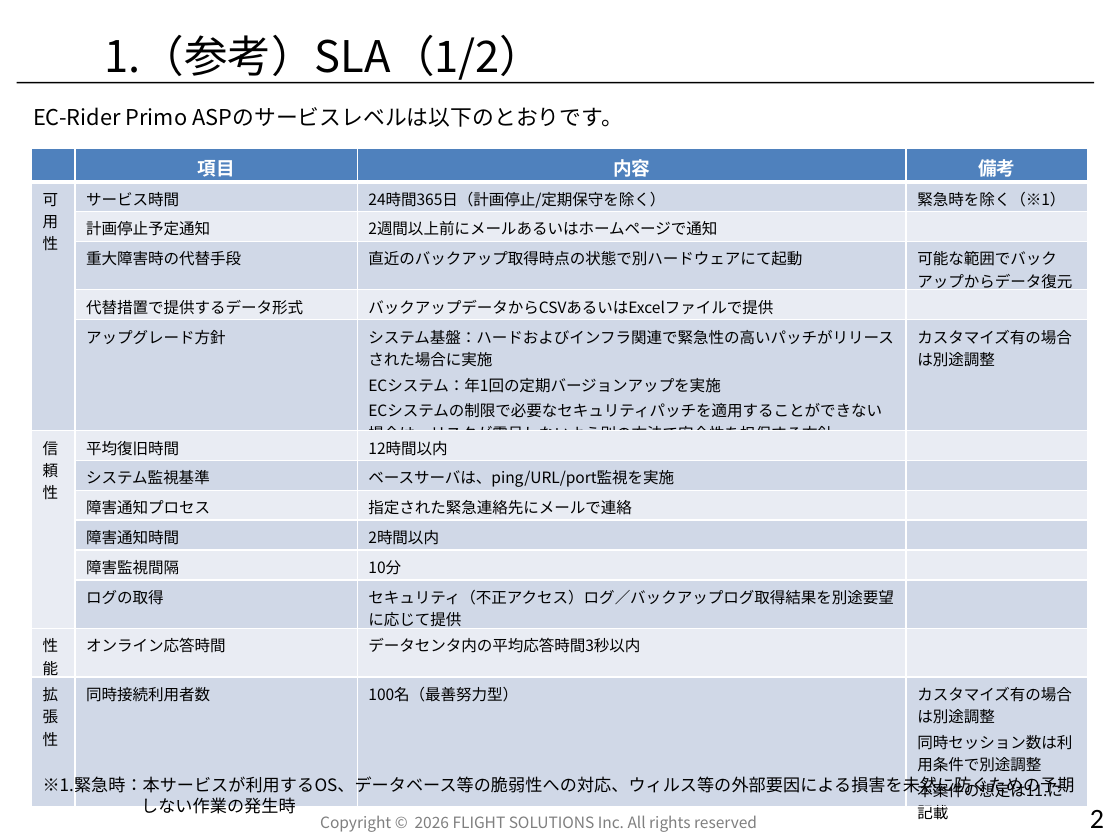
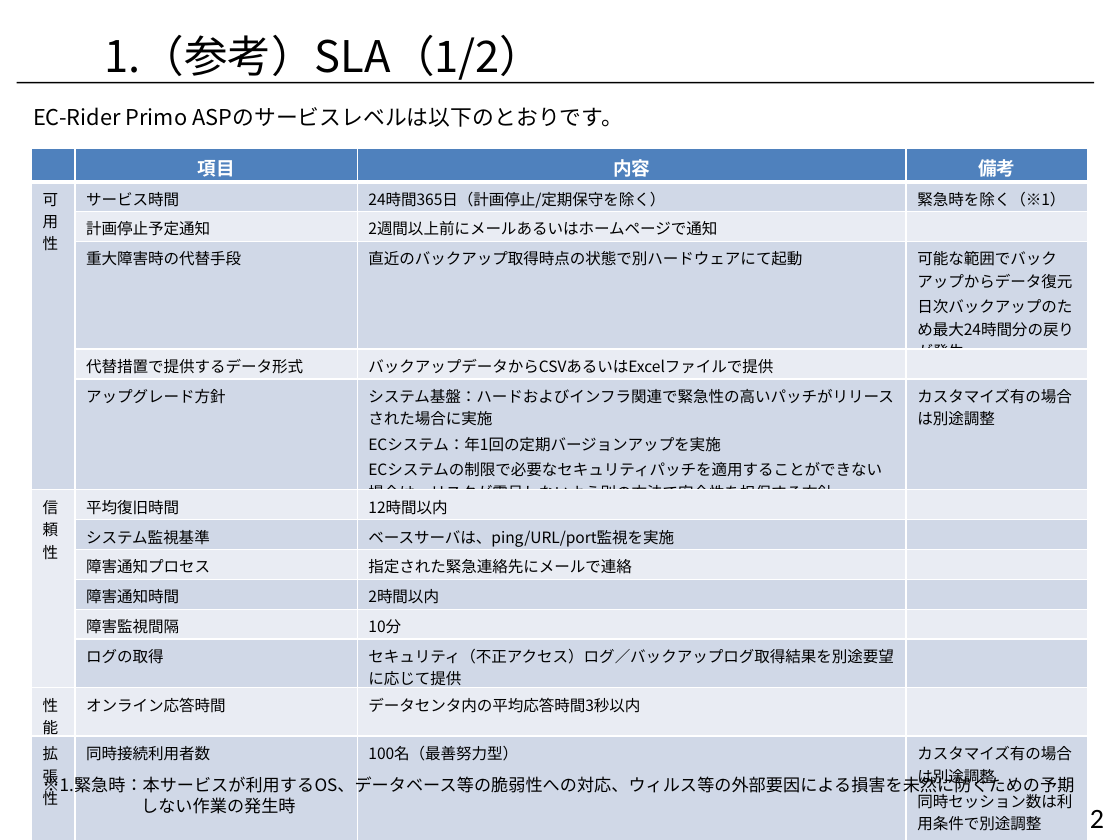
Before and after one commit to kozonoflight/git_tutorial, a slide deck: slide 2 of 要件定義書_非機能要件_20260917_v2.pptx. Drawn at 1120x840 pixels with LibreOffice and Linux fonts; fonts in the diff are those of the drawing; background and template pictures are left out. Boxes give left, top, right and bottom in pixels: in the first picture for what was removed or moved away, otherwise in the second. Text is boxed around its words. In the diff, an @@ line names an element or a change of style, - is before the commit and + after.

```diff
--- a/要件定義書_非機能要件_20260917_v2.pptx
+++ b/要件定義書_非機能要件_20260917_v2.pptx
@@ table at (31, 148, 1088, 835) @@
-row 4, column 4: 可能な範囲でバックアップからデータ復元
+row 4, column 4: 可能な範囲でバックアップからデータ復元 / 日次バックアップのため最大24時間分の戻りが発生
```
Also in this commit, not shown: 4 other slides changed, 1 other file.
